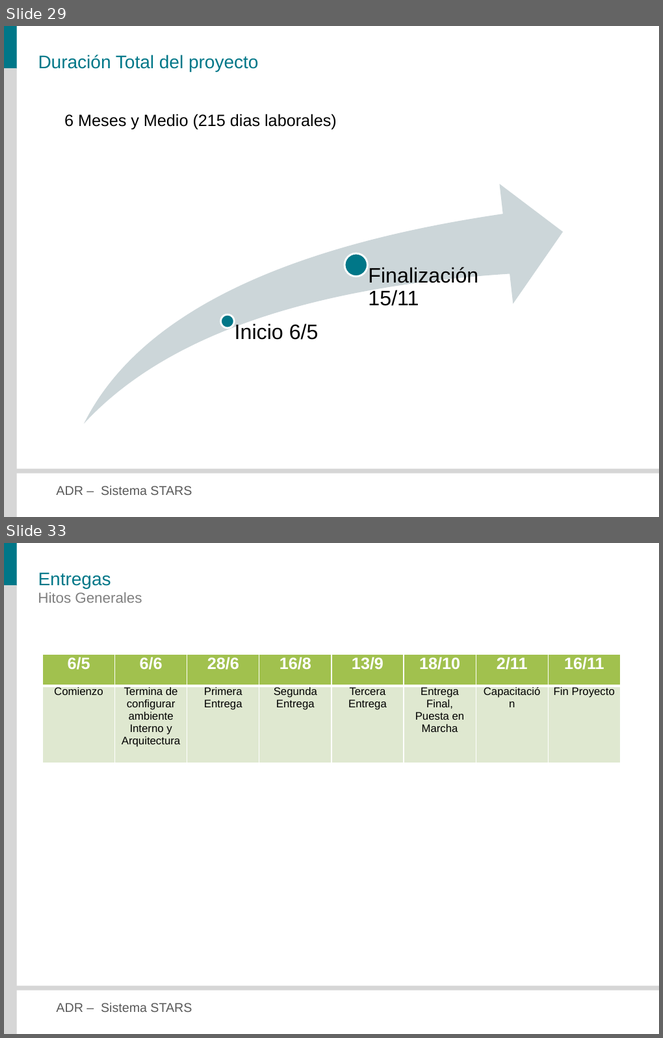
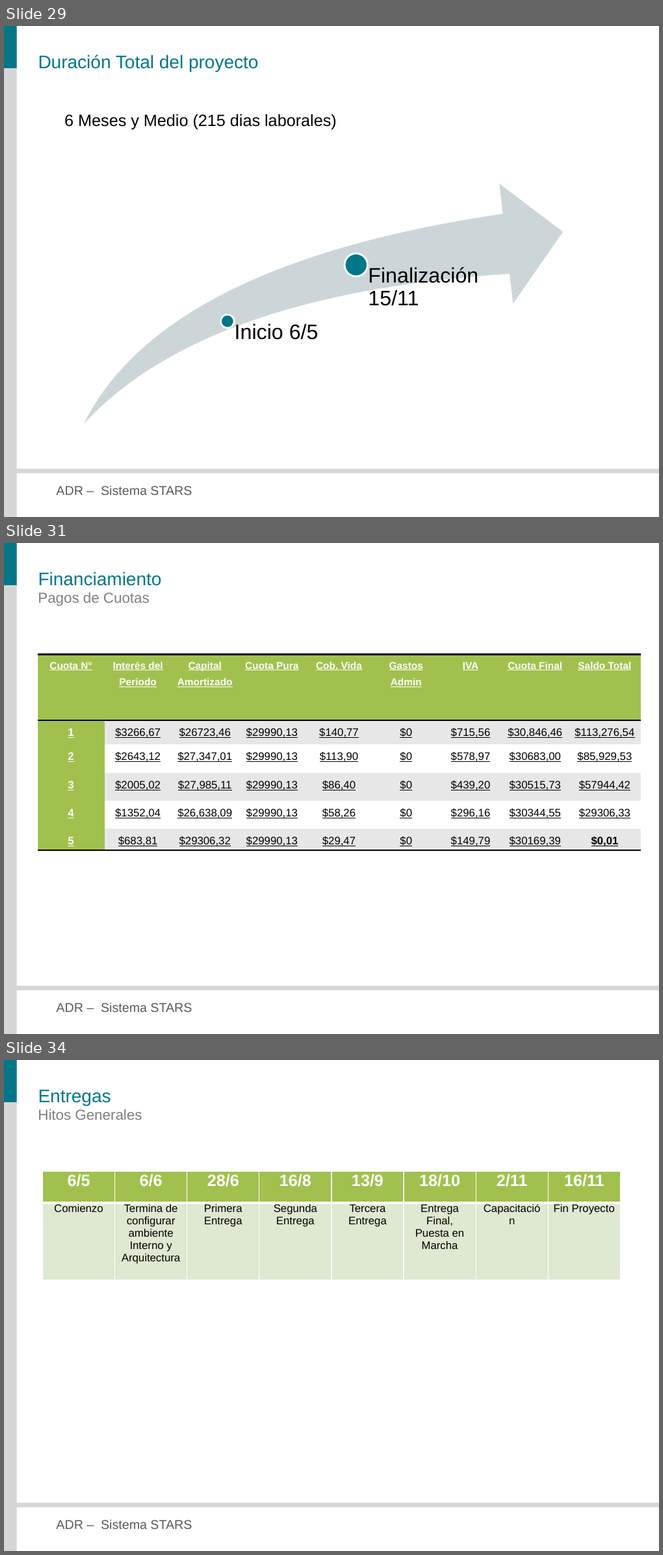
Before and after one commit to veritoreinoso/adr-2010, a slide deck: Presentacion.pptx. Shown one above the other, each under a label of ours: slides 29 and 33 before the commit, slides 29, 31 and 34 after it; the slides between them are not shown. The pictures are 663x1038 and 663x1555 pixels, drawn with LibreOffice and Linux fonts; fonts in the diff are those of the drawing. Boxes give left, top, right and bottom in pixels: in the first picture for what was removed or moved away, otherwise in the second. Text is boxed around its words. In the diff, an @@ line names an element or a change of style, - is before the commit and + after.

```diff
--- a/Presentacion.pptx
+++ b/Presentacion.pptx
@@ slide 31 added at (4,543,659,1034), background #FFFFFF; not listed: 4 template elements that a slide beside it also shows @@
@@ title added at (38,572,162,586), 20 pt, text #007788 @@
+Financiamiento
@@ text added at (38,592,150,606), 16 pt, text #808080 @@
+Pagos de Cuotas
@@ table added at (37,654,640,850), 6 rows, 9 columns @@
+Cuota N° | Interés del Periodo | Capital Amortizado | Cuota Pura | Cob. Vida | Gastos Admin | IVA | Cuota Final | Saldo Total
+1 | $3266,67 | $26723,46 | $29990,13 | $140,77 | $0 | $715,56 | $30,846,46 | $113,276,54
+2 | $2643,12 | $27,347,01 | $29990,13 | $113,90 | $0 | $578,97 | $30683,00 | $85,929,53
+3 | $2005,02 | $27,985,11 | $29990,13 | $86,40 | $0 | $439,20 | $30515,73 | $57944,42
+4 | $1352,04 | $26,638,09 | $29990,13 | $58,26 | $0 | $296,16 | $30344,55 | $29306,33
+5 | $683,81 | $29306,32 | $29990,13 | $29,47 | $0 | $149,79 | $30169,39 | $0,01
@@ what was slide 33 is now slide 34 @@
```
Also in this commit, not shown: 4 slides changed, 1 other file.
